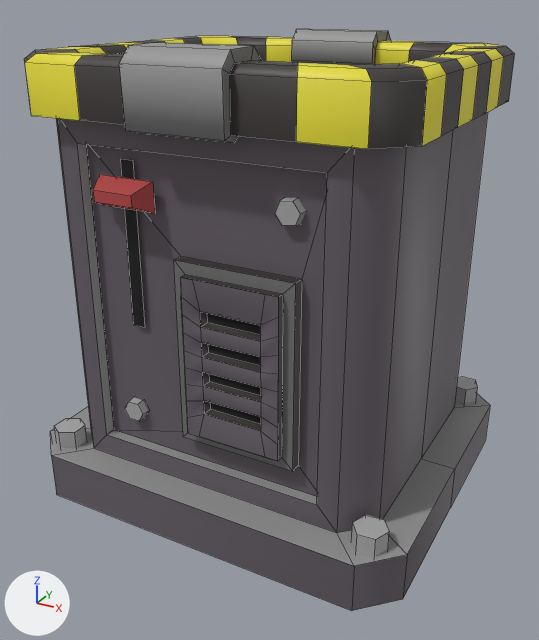
Two versions of the FBX model Assets/Art/Models/Furniture/Machines/Atmospherics/disposal bin.fbx, one commit apart.
Rendered twice from a 50 mm camera at (0.603, -1.127, 0.858) aimed at (0.005, -0.039, 0.313). Arrows for +X, +Y and +Z are at lower left; the lights stay in place. Mesh edges are drawn as thin lines. Vertices at the same position are counted once.

Script lines for the objects in view, before the commit:
```python
me_disposalsbin = bpy.data.meshes.new('DisposalsBin')
me_disposalsbin.from_pydata(...)  # 506 vertices, 416 faces; spans x -0.357..0.357, y 0.0..0.793, z -0.313..0.313
me_disposalsbin.materials.append(mat_palette05)  # picture img_palette05_png
ob_disposalsbin = bpy.data.objects.new('DisposalsBin', me_disposalsbin)
ob_disposalsbin.location = (0.0, 0.0, 0.0)
ob_disposalsbin.rotation_euler = (1.571, 0.0, 0.0)  # degrees (90, 0, 0)
```
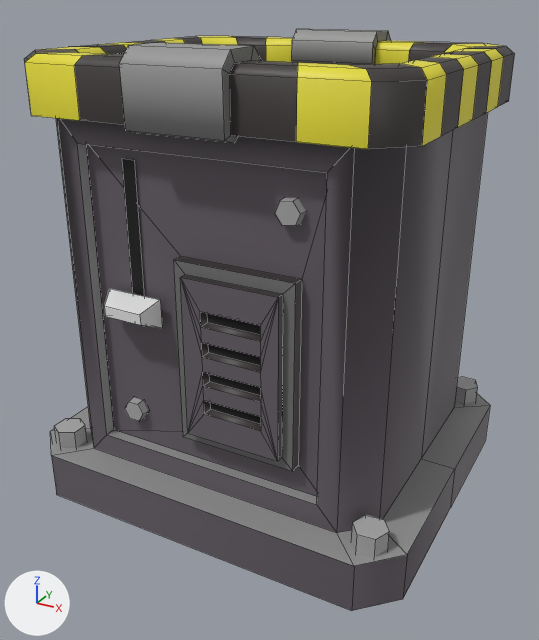
The newer file adds a shape key; the second version is drawn at full value of the shape key 'Active' of 'Disposal Bin', and the change is written as the vertex moves it makes.

Pixel boxes [x1, y1, x2, y2] of what changed, in the pictures (539 x 640 px; the box of a moved part takes in the faces that stretch with it):
part 1 of me_disposalsbin, moved or reshaped: before [93, 174, 155, 214]; after [104, 289, 162, 328]
part 2 of me_disposalsbin, moved or reshaped: before [120, 159, 145, 327]; after [122, 159, 146, 327]
part 3 of me_disposalsbin, moved or reshaped: [180, 277, 278, 461] in both

The change in detail:
Material 'Palette05 Emission' (mat_palette05_emission) is new.
Its base color is (0.8, 0.8, 0.8) (white #e7e7e7).
Its roughness is 0.25.
me_disposalsbin is used by ob_disposalsbin; location (0.0, 0.0, 0.0); rotation (1.571, 0.0, 0.0), in degrees (90, 0, 0).
me_disposalsbin had 506 vertices, 416 faces and spanned x -0.357..0.357, y 0.0..0.793, z -0.313..0.313.
me_disposalsbin now has 496 vertices, 422 faces and spans x -0.357..0.357, y 0.0..0.793, z -0.313..0.313.
me_disposalsbin part 1: the loose piece of 8 vertices spanning x -0.177..-0.075, y 0.553..0.601, z 0.252..0.286 is moved by (0.0, -0.188, 0.0), in mat_palette05_emission (white #e7e7e7).
me_disposalsbin part 2: the loose piece of 4 vertices spanning x -0.138..-0.114, y 0.355..0.628, z 0.247 is moved by (0.0, 0.0, -0.004).
Part 3, on me_disposalsbin:
28 vertices are removed from x -0.258..0.258, y 0.195..0.467, z -0.218..0.271.
32 faces are deleted.
2 vertices move from x -0.258..0.258, y 0.306, z 0.0 to x -0.258..0.258, y 0.211, z 0.0.
1 vertex is added at (-0.209, 0.181, 0.218).
8 new vertices lie (0.0, -0.459, 0.0) away from vertices in x -0.258..0.258, y 0.67, z -0.218..0.218.
9 new vertices lie (0.0, -0.03, 0.0) away from vertices in x -0.258..0.258, y 0.211..0.306, z -0.218..0.218.
38 new faces join them, mat_palette05 (picture img_palette05_png).
me_disposalsbin now uses material mat_palette05_emission (white #e7e7e7).
